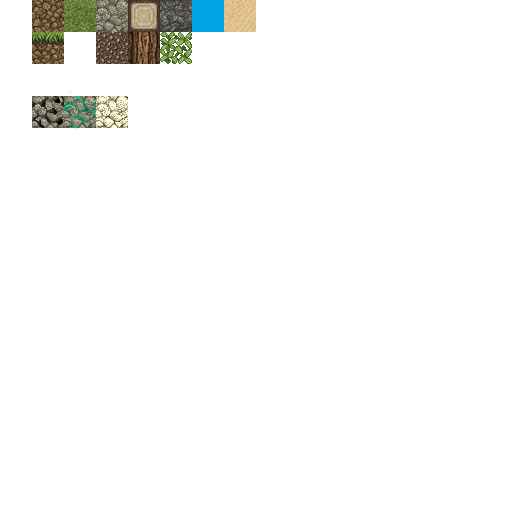
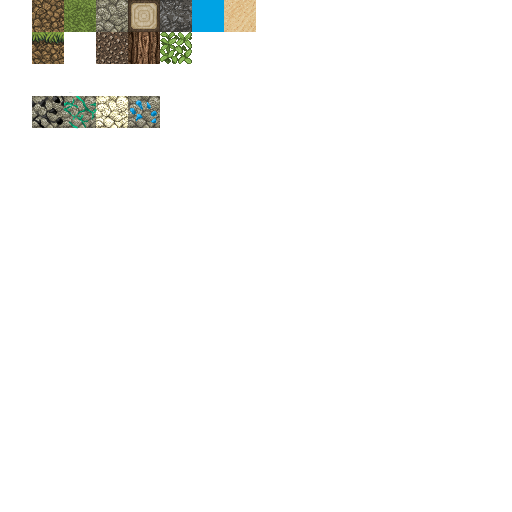
The second 512×512 image is a revision of the first. Changes to its layers:
added layer "bluerune" above "stone" over (128, 96, 160, 128)
